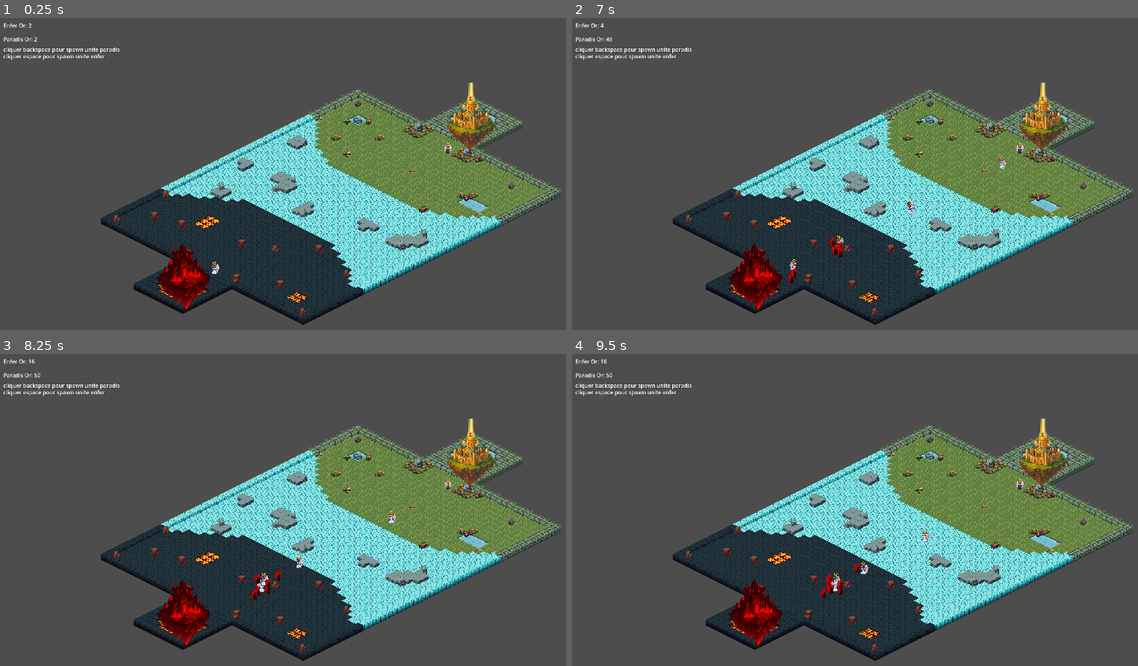
Above: before the commit, frames 1-4 (two rows, left to right).
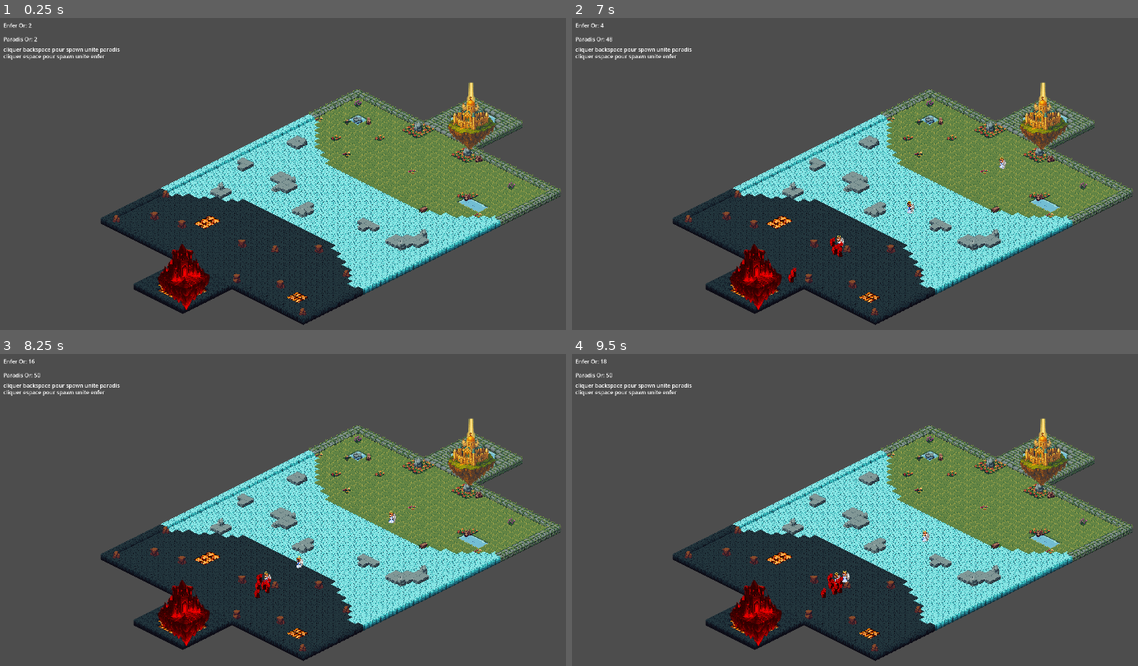
Above: after the commit, the same moments.

Repository: CorbeauBaptiste/Skyrage
Game: Godot game, scene res://world.tscn
Same seed, same stepped clock (60 frames per second), same inputs: the game is played once before the commit and once after it.
Inputs (mouse positions are in pixels of both pictures, inside the frame that each line leads up to):
- Up to frame 1 (0.25 s): no input
- Up to frame 2 (7 s): tap Enter at 0.5 s; move the mouse to (1047, 183) at 0.52 s; tap Backspace at 0.6, 3.6, 6.6 s; click (1047, 183) at 0.67 s; tap Space at 0.77, 0.8, 1.07, 2.3, 3.77, 3.8, 4.07, 5.3, 6.77, 6.8 s; drag from (770, 220) to (1041, 105) at 1.27 s; move the mouse to (968, 120) at 2.02 s; right-click (968, 120) at 2.1 s; click (968, 120) at 2.17 s; drag from (866, 276) to (1019, 149) at 2.77 s; move the mouse to (1098, 258) at 3.52 s; click (1098, 258) at 3.67 s; drag from (702, 145) to (781, 267) at 4.27 s; move the mouse to (934, 202) at 5.02 s; right-click (934, 202) at 5.1 s; click (934, 202) at 5.17 s; drag from (804, 111) to (781, 267) at 5.77 s; move the mouse to (1047, 183) at 6.52 s; click (1047, 183) at 6.67 s
- Up to frame 3 (8.25 s): tap Space at 7.07 s; drag from (198, 556) to (469, 441) at 7.27 s; move the mouse to (396, 456) at 8.02 s; right-click (396, 456) at 8.1 s; click (396, 456) at 8.17 s
- Up to frame 4 (9.5 s): tap Space at 8.3 s; drag from (866, 612) to (1019, 485) at 8.77 s

The runs differ from the first frame. In frame 1, less than 0.1% of the frame differs, in the area x 37-80%, y 40-83%; in frame 2, 0.1%; in frame 3, 0.2%; in frame 4, 0.3%, in the area x 44-80%, y 40-78%.

Commit message:
nombre de hitpoints différents pour chaque unités

Diff:
--- a/unit/unit.gd
+++ b/unit/unit.gd
@@ -3,7 +3,7 @@
 
 @export var speed = 100: set = set_speed
 @export var enfer = false: set = set_side
-@export var health = 20: set = set_health
+@export var health = 4: set = set_health
 @export var attack_speed = 1: set = set_attack_speed
 var av = Vector2.ZERO
 var avoid_weight = 0.1
--- /dev/null
+++ b/unit/unit_enfer/ange_dechu/ange_dechu.gd
@@ -0,0 +1,4 @@
+extends Unit
+
+func _ready() -> void:
+	set_health(4)
--- a/unit/unit_enfer/ange_dechu/ange_dechu.tscn
+++ b/unit/unit_enfer/ange_dechu/ange_dechu.tscn
@@ -1,18 +1,7 @@
 [gd_scene load_steps=12 format=3 uid="uid://bl7go3g78ckpo"]
 
+[ext_resource type="Script" uid="uid://bpl4qjnk0vw4y" path="res://unit/unit_enfer/ange_dechu/ange_dechu.gd" id="1_ipigq"]
 [ext_resource type="Texture2D" uid="uid://bsyve6cfh3bej" path="res://unit/unit_enfer/ange_dechu/dark_angel-m-001_2.png" id="2_6uqi0"]
-
-[sub_resource type="GDScript" id="GDScript_6ov51"]
-script/source = "extends Unit
-
-var HEALTH = 20
-
-func take_damage():
-	HEALTH -= 1
-
-	if HEALTH == 0:
-		queue_free()
-"
 
 [sub_resource type="CircleShape2D" id="CircleShape2D_ppyta"]
 radius = 14.8661
@@ -119,8 +108,7 @@
 scale = Vector2(0.5, 0.5)
 collision_layer = 2
 collision_mask = 3
-script = SubResource("GDScript_6ov51")
-enfer = true
+script = ExtResource("1_ipigq")
 
 [node name="Sprite2D" type="Sprite2D" parent="."]
 texture = ExtResource("2_6uqi0")
--- /dev/null
+++ b/unit/unit_enfer/demon/demon.gd
@@ -0,0 +1,4 @@
+extends Unit
+
+func _ready():
+	set_health(8)
--- a/unit/unit_enfer/demon/demon.tscn
+++ b/unit/unit_enfer/demon/demon.tscn
@@ -1,6 +1,6 @@
 [gd_scene load_steps=12 format=3 uid="uid://dh2knij7weaqs"]
 
-[ext_resource type="Script" uid="uid://crka5xwh24rix" path="res://unit/unit.gd" id="1_ixyw5"]
+[ext_resource type="Script" uid="uid://clihgyot2ywah" path="res://unit/unit_enfer/demon/demon.gd" id="1_ixyw5"]
 [ext_resource type="Texture2D" uid="uid://bx4dmh58w0nxo" path="res://unit/unit_enfer/demon/fallen_angel-004.png" id="2_rot22"]
 
 [sub_resource type="CircleShape2D" id="CircleShape2D_agkxd"]
--- /dev/null
+++ b/unit/unit_enfer/diablotin/diablotin.gd
@@ -0,0 +1,4 @@
+extends Unit
+
+func _ready():
+	set_health(3)
--- a/unit/unit_enfer/diablotin/diablotin.tscn
+++ b/unit/unit_enfer/diablotin/diablotin.tscn
@@ -1,6 +1,6 @@
 [gd_scene load_steps=12 format=3 uid="uid://b2bgtts1cq2et"]
 
-[ext_resource type="Script" uid="uid://crka5xwh24rix" path="res://unit/unit.gd" id="1_awgai"]
+[ext_resource type="Script" uid="uid://d3bv4pohe3qik" path="res://unit/unit_enfer/diablotin/diablotin.gd" id="1_awgai"]
 [ext_resource type="Texture2D" uid="uid://b5xf0fduci0wp" path="res://unit/unit_enfer/diablotin/fallen_angel-001.png" id="2_kriiy"]
 
 [sub_resource type="CircleShape2D" id="CircleShape2D_agkxd"]
--- a/unit/unit_enfer/unit_enfer.gd
+++ /dev/null
@@ -1,4 +0,0 @@
-extends Unit
-class_name UnitEnfer
-
-var enfer = true
--- /dev/null
+++ b/unit/unit_paradis/ange/ange.gd
@@ -0,0 +1,4 @@
+extends Unit
+
+func _ready():
+	set_health(3)
--- a/unit/unit_paradis/ange/ange.tscn
+++ b/unit/unit_paradis/ange/ange.tscn
@@ -1,18 +1,7 @@
 [gd_scene load_steps=12 format=3 uid="uid://87hem040vnrn"]
 
+[ext_resource type="Script" uid="uid://c2xfy054l7bvj" path="res://unit/unit_paradis/ange/ange.gd" id="1_48dlh"]
 [ext_resource type="Texture2D" uid="uid://c6ue2vk7jh8e7" path="res://unit/unit_paradis/ange/angel-f-001.png" id="2_48dlh"]
-
-[sub_resource type="GDScript" id="GDScript_h081i"]
-script/source = "extends Unit
-
-var HEALTH = 1
-
-func take_damage():
-	HEALTH -= 1
-
-	if HEALTH == 0:
-		queue_free()
-"
 
 [sub_resource type="CircleShape2D" id="CircleShape2D_jk54y"]
 radius = 14.8661
@@ -119,8 +108,7 @@
 scale = Vector2(0.626168, 0.603604)
 collision_layer = 2
 collision_mask = 3
-script = SubResource("GDScript_h081i")
-health = 3
+script = ExtResource("1_48dlh")
 
 [node name="Sprite2D" type="Sprite2D" parent="."]
 texture = ExtResource("2_48dlh")
--- /dev/null
+++ b/unit/unit_paradis/archange/archange.gd
@@ -0,0 +1,4 @@
+extends Unit
+
+func _ready():
+	set_health(4)
--- a/unit/unit_paradis/archange/archange.tscn
+++ b/unit/unit_paradis/archange/archange.tscn
@@ -1,6 +1,6 @@
 [gd_scene load_steps=12 format=3 uid="uid://bpem4157qmn2d"]
 
-[ext_resource type="Script" uid="uid://crka5xwh24rix" path="res://unit/unit.gd" id="1_5eryp"]
+[ext_resource type="Script" uid="uid://dsvabggskaf10" path="res://unit/unit_paradis/archange/archange.gd" id="1_rk7dp"]
 [ext_resource type="Texture2D" uid="uid://iqxvxcqxcxfs" path="res://unit/unit_paradis/archange/angel-m-001_2.png" id="2_8upee"]
 
 [sub_resource type="CircleShape2D" id="CircleShape2D_agkxd"]
@@ -108,7 +108,7 @@
 scale = Vector2(0.463542, 0.448529)
 collision_layer = 2
 collision_mask = 3
-script = ExtResource("1_5eryp")
+script = ExtResource("1_rk7dp")
 metadata/_custom_type_script = "uid://crka5xwh24rix"
 
 [node name="Sprite2D" type="Sprite2D" parent="."]
--- /dev/null
+++ b/unit/unit_paradis/seraphin/seraphin.gd
@@ -0,0 +1,4 @@
+extends Unit
+
+func _ready():
+	set_health(8)
--- a/unit/unit_paradis/seraphin/seraphin.tscn
+++ b/unit/unit_paradis/seraphin/seraphin.tscn
@@ -1,6 +1,6 @@
 [gd_scene load_steps=12 format=3 uid="uid://ceb1j2mcdxh7n"]
 
-[ext_resource type="Script" uid="uid://crka5xwh24rix" path="res://unit/unit.gd" id="1_4dlos"]
+[ext_resource type="Script" uid="uid://4c8calelr8ci" path="res://unit/unit_paradis/seraphin/seraphin.gd" id="1_4dlos"]
 [ext_resource type="Texture2D" uid="uid://ifuxs0x63sqn" path="res://unit/unit_paradis/seraphin/angel-f-002.png" id="2_swywn"]
 
 [sub_resource type="CircleShape2D" id="CircleShape2D_agkxd"]
--- a/world.tscn
+++ b/world.tscn
@@ -1,14 +1,12 @@
-[gd_scene load_steps=22 format=4 uid="uid://ce10vc07drsvy"]
+[gd_scene load_steps=20 format=4 uid="uid://ce10vc07drsvy"]
 
 [ext_resource type="Script" uid="uid://c2mnuwq4bhrjw" path="res://world/world.gd" id="1_aqk2v"]
-[ext_resource type="PackedScene" uid="uid://bl7go3g78ckpo" path="res://unit/unit_enfer/ange_dechu/ange_dechu.tscn" id="3_tlwt5"]
 [ext_resource type="Texture2D" uid="uid://dn72l6havsj05" path="res://base/assets/map_sprite/spritesheet.png" id="4_pkg7o"]
-[ext_resource type="Texture2D" uid="uid://m4vl5vbu0vwm" path="res://base/BaseEnfer.png" id="5_dwbse"]
-[ext_resource type="Script" uid="uid://bdnrhxa45axyp" path="res://base/scritps/BaseEnfer.gd" id="5_gbfbk"]
+[ext_resource type="Texture2D" uid="uid://besogdf318kqd" path="res://base/BaseEnfer.png" id="5_dwbse"]
+[ext_resource type="Script" uid="uid://b2id4pbl8tsi" path="res://base/scritps/BaseEnfer.gd" id="5_gbfbk"]
 [ext_resource type="Texture2D" uid="uid://kpqj2xxml7ge" path="res://base/assets/map_sprite/iso_tile_export.png" id="6_ioo17"]
-[ext_resource type="Texture2D" uid="uid://d3nxnu1ywayrc" path="res://base/BaseParadis.png" id="6_pkg7o"]
-[ext_resource type="Script" uid="uid://bhpxx8e3ub6vm" path="res://base/scritps/BaseParadis.gd" id="7_ioo17"]
-[ext_resource type="PackedScene" uid="uid://87hem040vnrn" path="res://unit/unit_paradis/ange/ange.tscn" id="8_gbfbk"]
+[ext_resource type="Texture2D" uid="uid://cuwhik4txhmxc" path="res://base/BaseParadis.png" id="6_pkg7o"]
+[ext_resource type="Script" uid="uid://c6t7qk7qvj1y2" path="res://base/scritps/BaseParadis.gd" id="7_ioo17"]
 
 [sub_resource type="TileSetAtlasSource" id="TileSetAtlasSource_fj7yv"]
 texture = ExtResource("6_ioo17")
@@ -1995,9 +1993,3 @@
 
 [node name="SpawnPointParadis" type="Marker2D" parent="BaseParadis"]
 position = Vector2(-91, 105.4)
-
-[node name="Ange" parent="." instance=ExtResource("8_gbfbk")]
-position = Vector2(647, 719)
-
-[node name="AngeDechu" parent="." instance=ExtResource("3_tlwt5")]
-position = Vector2(1318, 370)
Not shown, added: unit/unit_enfer/ange_dechu/ange_dechu.gd.uid
Not shown, added: unit/unit_enfer/demon/demon.gd.uid
Not shown, added: unit/unit_enfer/diablotin/diablotin.gd.uid
Not shown, removed: unit/unit_enfer/unit_enfer.gd.uid
Not shown, added: unit/unit_paradis/ange/ange.gd.uid
Not shown, added: unit/unit_paradis/archange/archange.gd.uid
Not shown, added: unit/unit_paradis/seraphin/seraphin.gd.uid
